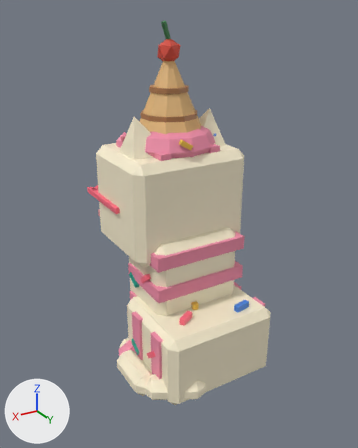
The FBX model assets/cat-cafe/exports/CatCafe_Cat_Comet_Sit.fbx: old version first, new version second.
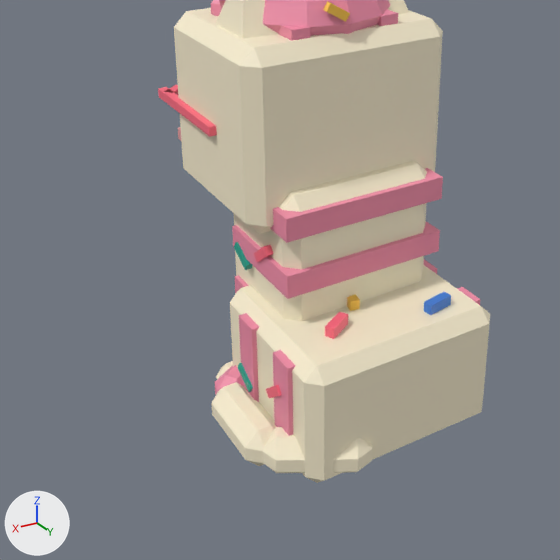
Each version is shown whole from a 50 mm lens placed at (0.01708, 0.02747, 0.02475), pointed at (0.00104, 0.00075, 0.01139), then close up on the part from 0% to 86% of the width and 31% to 100% of the height. Every picture has the same lights, and +X, +Y and +Z are marked at lower left. The older version's two pictures come first. Where no turn or scale is listed for an object, it has been applied to the vertices.

Names of what the first close-up shows: 'CatCafe_Cat_Comet_Sit_Body', 'CatCafe_Cat_Comet_Sit_EarL', 'CatCafe_Cat_Comet_Sit_Head', 'CatCafe_Cat_Comet_Sit_Prop', 'CatCafe_Cat_Comet_Sit_Prop2', 'CatCafe_Cat_Comet_Sit_Tail' and 1 more.
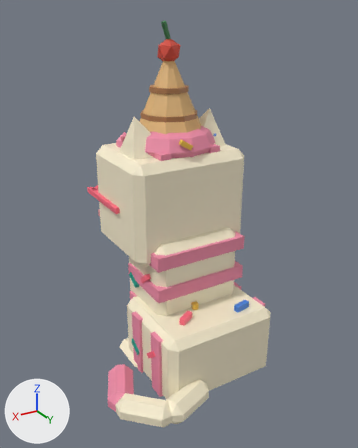
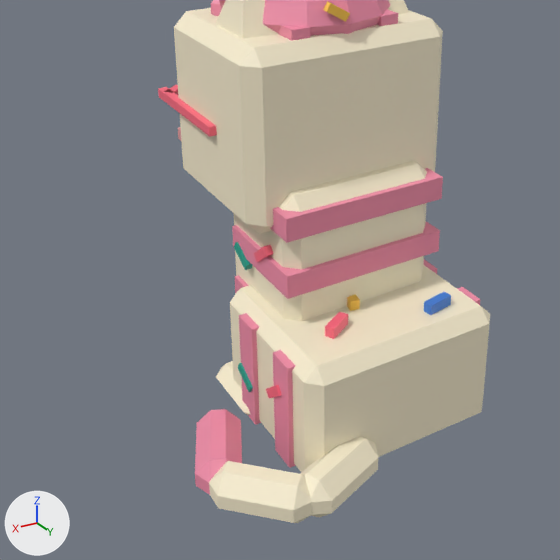
Pixel boxes [x1, y1, x2, y2] of what changed, in the close-ups (560 x 560 px):
'CatCafe_Cat_Comet_Sit_Tail', reshaped
    before: [211, 365, 373, 473]
    after: [195, 409, 378, 523]

Edits to the bpy script that builds the scene:
```text
Change me_catcafe_cat_comet_sit_tail:
    used by ob_catcafe_cat_comet_sit_tail; location = (0.0019, 0.00513, 0.00105)
    remove me_catcafe_cat_comet_sit_tail.from_pydata(...)  # 72 vertices, 78 faces; spans x -0.00039..0.00398, y -0.00782..0.0006, z -0.00086..0.00085
    add me_catcafe_cat_comet_sit_tail.from_pydata(...)  # 72 vertices, 78 faces; spans x -0.00037..0.00613, y -0.00461..0.00184, z -0.00086..0.00085
    me_catcafe_cat_comet_sit_tail part 1: 72 of 72 vertices moved; they spanned x -0.00039..0.00398, y -0.00782..0.0006, z -0.00086..0.00085 and now span x -0.00037..0.00613, y -0.00461..0.00184, z -0.00086..0.00085; mean shift (0.00146, 0.00288, 0.0)
```
